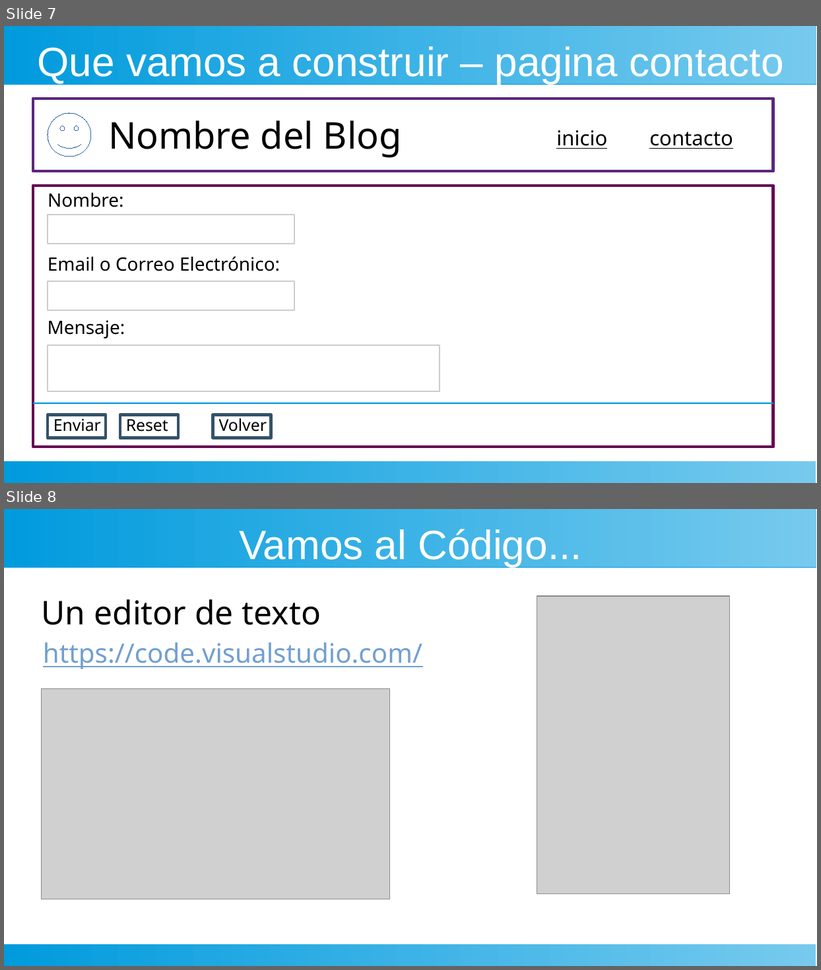
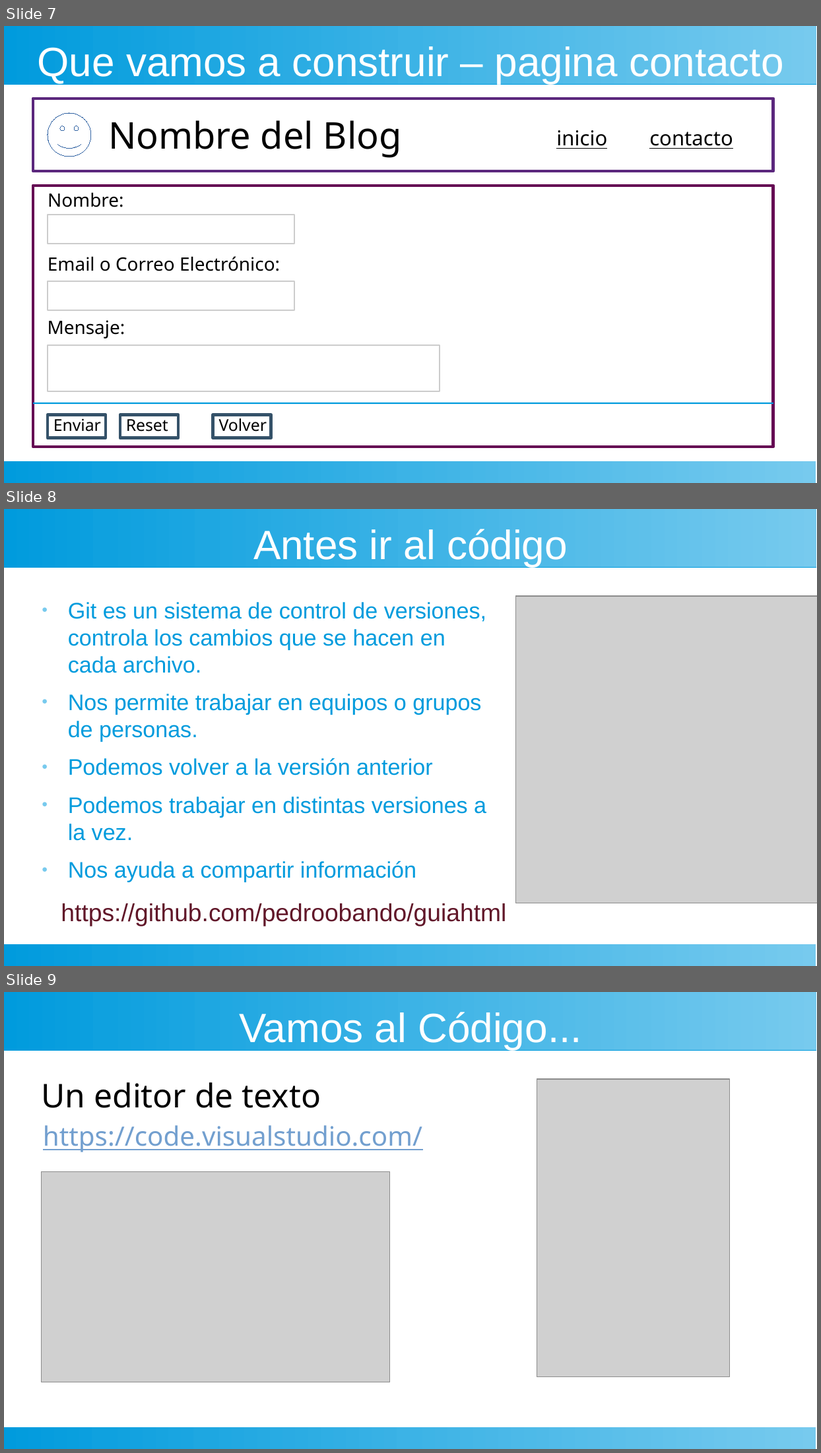
Before and after one commit to pedroobando/guiahtml, a slide deck: doc/curso html5.odp. Shown one above the other, each under a label of ours: slides 7 and 8 before the commit, slides 7, 8 and 9 after it. The pictures are 821x970 and 821x1453 pixels, drawn with LibreOffice and Linux fonts; fonts in the diff are those of the drawing; grey boxes stand for pictures. Boxes give left, top, right and bottom in pixels: in the first picture for what was removed or moved away, otherwise in the second. Text is boxed around its words. In the diff, an @@ line names an element or a change of style, - is before the commit and + after.

```diff
--- a/doc/curso html5.odp
+++ b/doc/curso html5.odp
@@ slide 8 added at [4, 509, 817, 966], background #FFFFFF; not listed: 2 template elements that a slide beside it also shows @@
@@ title added at [253, 529, 568, 566], 40 pt, text #FFFFFF @@
+Antes ir al código
@@ text added at [68, 602, 486, 883], 22 pt, text #009BDD @@
+● Git es un sistema de control de versiones, controla los cambios que se hacen en cada archivo.
+● Nos permite trabajar en equipos o grupos de personas.
+● Podemos volver a la versión anterior
+● Podemos trabajar en distintas versiones a la vez.
+● Nos ayuda a compartir información
@@ picture added at [516, 596, 817, 904] @@
@@ text added at [61, 904, 506, 926], 24 pt, text #611729 @@
+https://github.com/pedroobando/guiahtml
@@ what was slide 8 is now slide 9 @@
```
Also in this commit, not shown: 1 slide changed, 1 slide removed, 1 other file.
